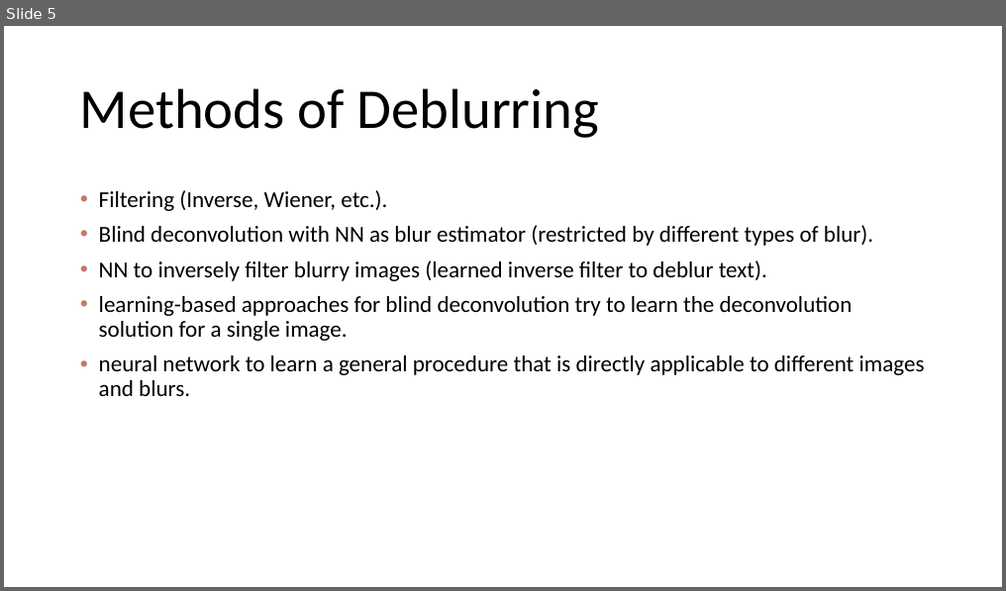
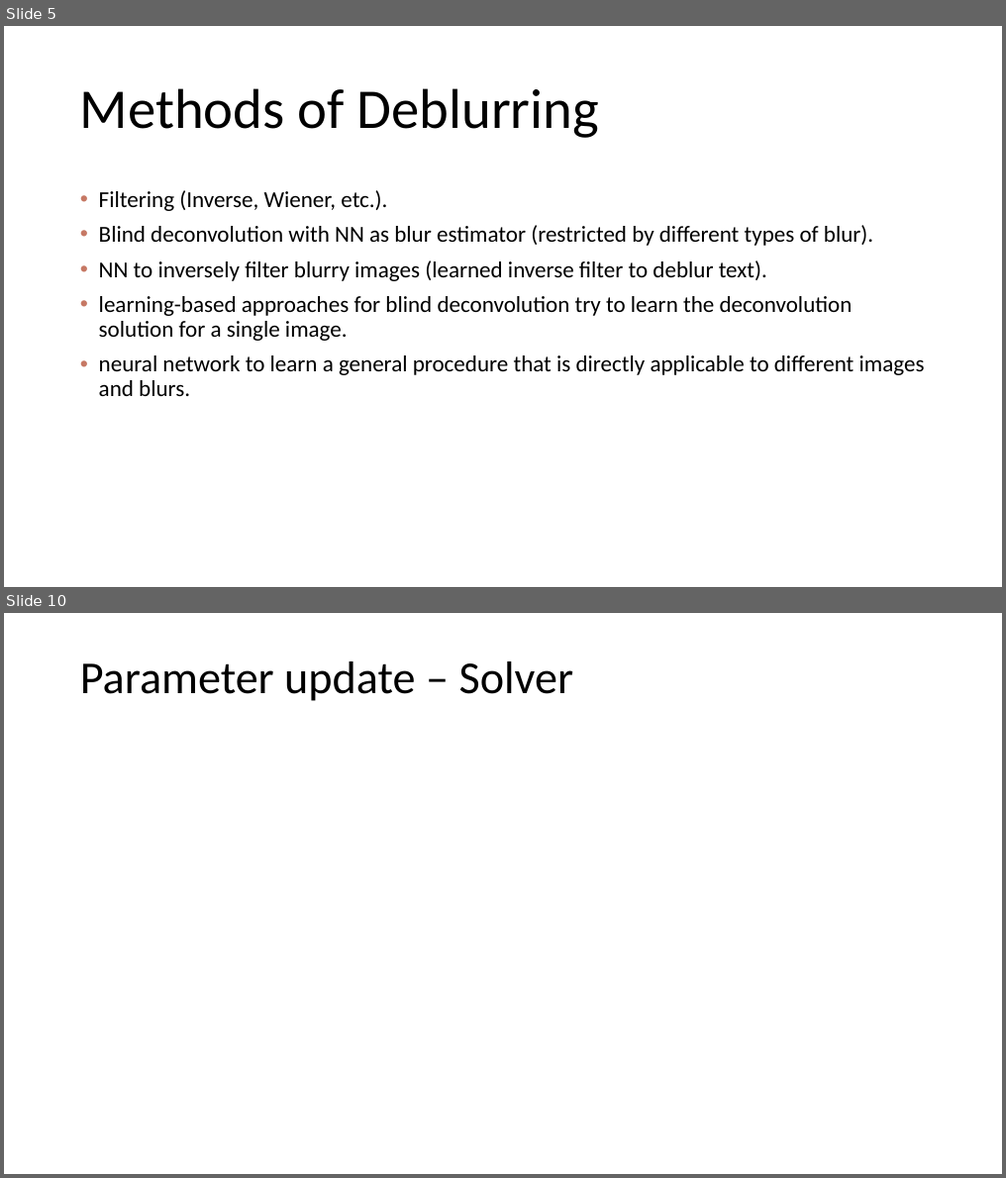
Before and after one commit to Tomlevron/Digital-image-processing, a slide deck: Slideshow/Scale-recurrent network for deblurring.pptx. Shown one above the other, each under a label of ours: slide 5 before the commit, slides 5 and 10 after it; the slides between them are not shown. The pictures are 1006x591 and 1006x1178 pixels, drawn with LibreOffice and Linux fonts; fonts in the diff are those of the drawing; grey boxes stand for pictures. Boxes give left, top, right and bottom in pixels: in the first picture for what was removed or moved away, otherwise in the second. Text is boxed around its words. In the diff, an @@ line names an element or a change of style, - is before the commit and + after.

```diff
--- a/Slideshow/Scale-recurrent network for deblurring.pptx
+++ b/Slideshow/Scale-recurrent network for deblurring.pptx
@@ slide 10 added at bbox=[4, 613, 1002, 1174], background #FFFFFF @@
@@ title added at bbox=[80, 662, 574, 701], 44 pt, text #000000 @@
+Parameter update – Solver
```
Also in this commit, not shown: 3 slides changed, 16 other slides added.
